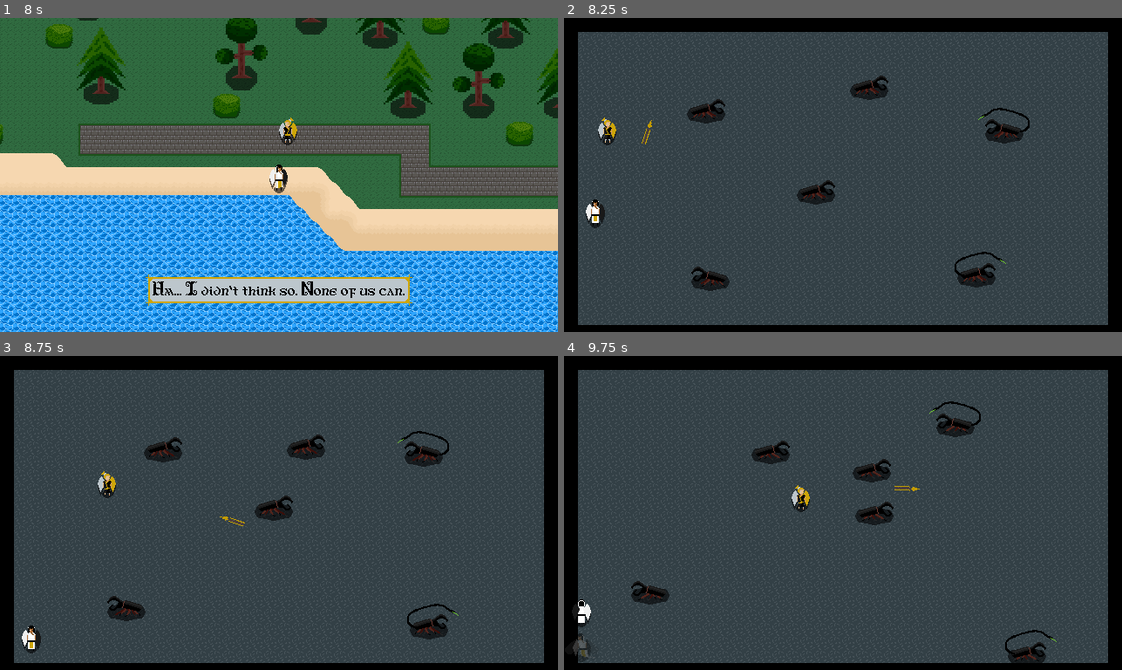
Above: before the commit, frames 1-4 (two rows, left to right).
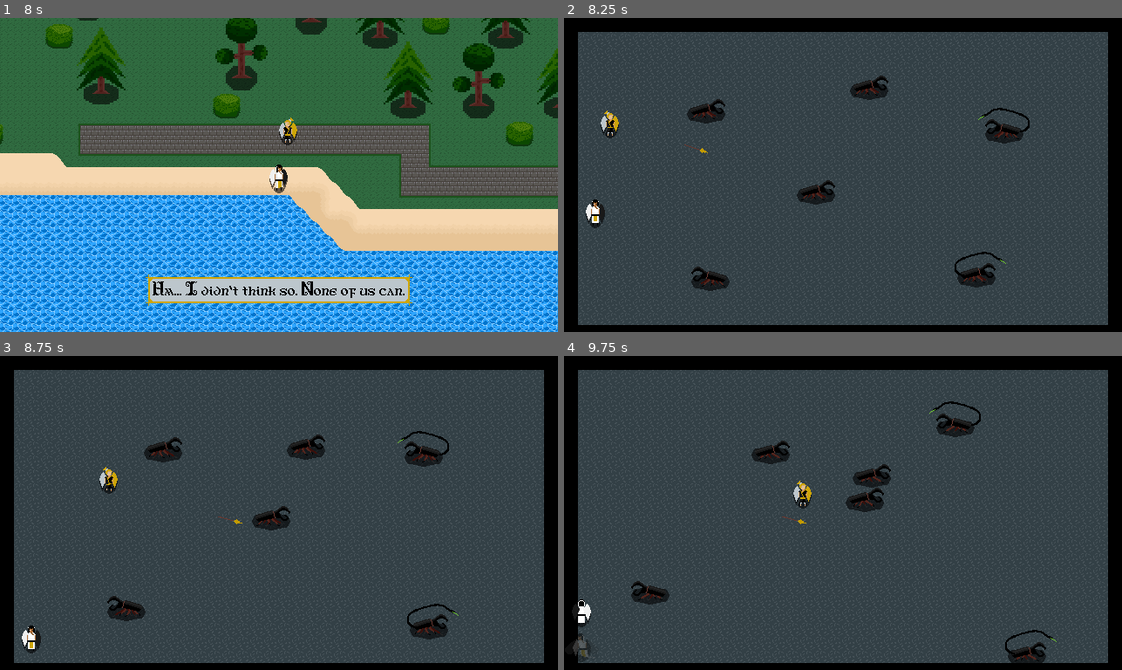
Above: after the commit, the same moments.

Repository: mitchellh5/simple_top_down_game_1.0
Game: Godot game, scene res://world/oblivion.tscn
Two runs of this game, one before a commit and one after it. Both use one fixed random seed, a clock stepped at 60 frames per second and the inputs below.
Inputs (mouse positions are in pixels of both pictures, inside the frame that each line leads up to):
- Up to frame 1 (8 s): tap Enter at 0.5, 3.5 s; move the mouse to (401, 159) at 0.52 s; hold Right (move_right) 0.53-1.28 s; hold E (interact) 0.53-1.28 s; move the mouse to (167, 190) at 1.27 s; hold Down (move_down) 1.28-2.03 s; tap Space (advance_dialogue) at 1.35, 2.75 s; tap E (interact) at 1.55, 3.05, 3.8, 4.35, 5.3, 5.85, 6.8, 7.55 s; move the mouse to (334, 105) at 2.02 s; hold Right (move_right) 2.03-2.78 s; hold E (interact) 2.03-2.78 s; move the mouse to (251, 237) at 2.77 s; hold Up (move_up) 2.78-3.53 s; click (251, 237) at 2.85 s; move the mouse to (446, 222) at 3.52 s; hold Right mouse button (secondary_attack) 3.53-4.28 s; hold Left (move_left) 3.53-5.03 s; move the mouse to (111, 127) at 4.27 s; move the mouse to (306, 175) at 5.02 s; hold Down (move_down) 5.03-5.78 s; hold Space (advance_dialogue) 5.03-5.78 s; move the mouse to (195, 96) at 5.77 s; hold Right (move_right) 5.78-6.53 s; move the mouse to (401, 159) at 6.52 s; press the mouse at (401, 159) at 6.53 s; hold Up (move_up) 6.53-7.28 s; move the mouse to (167, 190) at 7.27 s; release the mouse at (167, 190) at 7.28 s; hold Right (move_right) from 7.28 s (still down); right-click (167, 190) at 7.35 s
- Up to frame 2 (8.25 s): tap Space (advance_dialogue) at 8 s; move the mouse to (898, 105) at 8.02 s; release Right (move_right) at 8.03 s; hold Down (move_down) from 8.03 s (still down); hold E (interact) from 8.03 s (still down)
- Up to frame 3 (8.75 s): keep holding Down (move_down); keep holding E (interact)
- Up to frame 4 (9.75 s): move the mouse to (815, 575) at 8.77 s; release Down (move_down) at 8.78 s; release E (interact) at 8.78 s; hold Left (move_left) 8.78-9.53 s; tap Space (advance_dialogue) at 8.85 s; tap E (interact) at 9.05 s; move the mouse to (1010, 560) at 9.52 s; hold Up (move_up) from 9.53 s (still down); hold E (interact) from 9.53 s (still down)

Frame 1 is identical in both runs. In frame 2, 0.3% of the frame differs, in the area x 6-26%, y 29-44%; in frame 3, 0.7%; in frame 4, 1.2%, in the area x 39-64%, y 32-54%.

Commit message:
Life is now a RigidBody2D and Scythio is properly retrieving it when he needs to and doesn't need to hunt an arlithon instead. There seems to be a small bug that caused Scythio to have a seizer when he threw Life at point blank range, so we'll fix that tomorrow, but I am happy with the progress made today.

Diff:
--- a/scenes/arlithons/arlithon.tscn
+++ b/scenes/arlithons/arlithon.tscn
@@ -405,6 +405,8 @@
 collision_mask = 2
 
 [node name="CollisionShape2D" type="CollisionShape2D" parent="Hurt_Box"]
+light_mask = 3
+visibility_layer = 3
 position = Vector2(0, 4)
 rotation = 1.5708
 shape = SubResource("CapsuleShape2D_2iwt4")
--- a/scenes/characters/scythio.tscn
+++ b/scenes/characters/scythio.tscn
@@ -9,6 +9,7 @@
 [ext_resource type="Script" uid="uid://drwpv50tyug4r" path="res://scripts/states/scythio_states/scythio_hunt_arlithons.gd" id="7_hufca"]
 [ext_resource type="Script" uid="uid://cb3qd1nq1yqe4" path="res://scripts/states/scythio_states/scythio_prim_atk.gd" id="8_i2vat"]
 [ext_resource type="Script" uid="uid://dahp1wlpr002x" path="res://scripts/states/scythio_states/scythio_sec_atk.gd" id="9_wcscq"]
+[ext_resource type="Script" uid="uid://ctga8dbxigkf2" path="res://scripts/states/scythio_states/scythio_collect_life.gd" id="10_e6jrn"]
 
 [sub_resource type="AtlasTexture" id="AtlasTexture_3us2h"]
 atlas = ExtResource("1_c4d5j")
@@ -1041,13 +1042,18 @@
 scythio = NodePath("../..")
 scythio_animation = NodePath("../../AnimatedSprite2D")
 
+[node name="CollectLife" type="Node" parent="StateMachine" node_paths=PackedStringArray("scythio", "scythio_animation")]
+script = ExtResource("10_e6jrn")
+scythio = NodePath("../..")
+scythio_animation = NodePath("../../AnimatedSprite2D")
+
 [connection signal="body_entered" from="PlayerDetection" to="." method="_on_player_detection_body_entered"]
 [connection signal="body_exited" from="PlayerDetection" to="." method="_on_player_detection_body_exited"]
 [connection signal="body_entered" from="PrimAtkRange" to="." method="_on_prim_atk_range_body_entered"]
 [connection signal="body_exited" from="PrimAtkRange" to="." method="_on_prim_atk_range_body_exited"]
 [connection signal="body_entered" from="SecAtkRange" to="." method="_on_prim_atk_range_body_entered"]
+[connection signal="body_exited" from="SecAtkRange" to="." method="_on_sec_atk_range_body_exited"]
 [connection signal="body_exited" from="SecAtkRange" to="." method="_on_prim_atk_range_body_exited"]
-[connection signal="body_exited" from="SecAtkRange" to="." method="_on_sec_atk_range_body_exited"]
 [connection signal="body_entered" from="InteractionArea" to="." method="_on_interaction_area_body_entered"]
 [connection signal="timeout" from="Prim_Atk_Cooldown" to="StateMachine/PrimaryAttack" method="_on_prim_atk_cooldown_timeout"]
 [connection signal="timeout" from="Prim_Atk_Cooldown" to="StateMachine/SecondaryAttack" method="_on_prim_atk_cooldown_timeout"]
--- a/scenes/weapons/life.tscn
+++ b/scenes/weapons/life.tscn
@@ -9,18 +9,30 @@
 [sub_resource type="RectangleShape2D" id="RectangleShape2D_ajuuw"]
 size = Vector2(30, 6)
 
-[node name="Life" type="CharacterBody2D" groups=["weapons"]]
+[node name="Life" type="RigidBody2D" groups=["weapons"]]
+collision_layer = 2
+collision_mask = 2
+gravity_scale = 0.0
+freeze_mode = 1
 script = ExtResource("1_gq7ib")
 
 [node name="Life" type="Sprite2D" parent="."]
+light_mask = 2
+visibility_layer = 2
 texture = ExtResource("2_ajuuw")
 
 [node name="CollisionShape2D" type="CollisionShape2D" parent="."]
+light_mask = 2
+visibility_layer = 2
 shape = SubResource("RectangleShape2D_4d3il")
 
-[node name="Area2D" type="Area2D" parent="."]
+[node name="CollectionArea" type="Area2D" parent="."]
+light_mask = 2
+visibility_layer = 2
 
-[node name="CollisionShape2D" type="CollisionShape2D" parent="Area2D"]
+[node name="CollisionShape2D" type="CollisionShape2D" parent="CollectionArea"]
+light_mask = 2
+visibility_layer = 2
 shape = SubResource("RectangleShape2D_ajuuw")
 debug_color = Color(0.576356, 0.553516, 0, 0.42)
 
@@ -28,5 +40,5 @@
 wait_time = 0.5
 one_shot = true
 
-[connection signal="body_entered" from="Area2D" to="." method="_on_area_2d_body_entered"]
+[connection signal="body_entered" from="CollectionArea" to="." method="_on_collection_area_body_entered"]
 [connection signal="timeout" from="Timer" to="." method="_on_timer_timeout"]
--- a/scripts/characters/scythio.gd
+++ b/scripts/characters/scythio.gd
@@ -48,6 +48,7 @@
 var arlithon_in_sec_atk_range : bool
 var target_arlithon : CharacterBody2D
 var sec_atk_cooldown : bool = false
+var collecting_life : bool = false			#Used to track if Scythio is currently going to collect Life instead of hunt arlithons
 
 #Runs on startup
 func _ready():
@@ -107,6 +108,17 @@
 			#elif body != target_arlithon && arlithon_in_sec_atk_range:
 				#arlithon_in_sec_atk_range = false
 
+		if ammo <= 0:
+			var distance_from_life = get_tree().root.find_child("Life", true, false).global_position - global_position
+			var distance_from_target = target_arlithon.global_position - global_position
+
+			if distance_from_life > distance_from_target:
+				collecting_life = true
+			else:
+				collecting_life = false
+		elif ammo >= 1:
+			collecting_life = false
+
 	#print(arlithon_in_prim_atk_range)
 	#print(target_arlithon)
 	#_check_player_range()
--- a/scripts/states/arlithons_states/arlithon_damaged.gd
+++ b/scripts/states/arlithons_states/arlithon_damaged.gd
@@ -17,6 +17,7 @@
 
 func damage():
 	if !is_animating:
+		print("Ouchie!")
 		is_animating = true
 
 		if arlithon.character.global_position.x - arlithon.global_position.x > 0:
--- /dev/null
+++ b/scripts/states/scythio_states/scythio_collect_life.gd
@@ -0,0 +1,53 @@
+#FollowPlayerState
+extends ScythioState
+
+@export var scythio : PlayerScythio
+@export var scythio_animation : AnimatedSprite2D
+
+#tracks current player character for following between levels
+var player_character : CharacterBody2D
+
+#Runs every frame
+func _on_update(_delta: float) -> void:
+	pass
+
+#Runs every frame
+func _on_physics_update(_delta: float) -> void:
+
+	#Checks if Scythio is missing Life (ammo <= 0), and if so, checks if it is closer to him than his current target arlithon
+	#and if so, goes and collects Life before attacking his next target
+	if scythio.ammo <= 0 && scythio.collecting_life:
+		_collect_life()
+	else:
+		transition.emit("HuntArlithons")
+
+func _collect_life():
+	var direction: Vector2 = get_tree().root.find_child("Life", true, false).global_position - scythio.global_position
+	var normalized_direction = direction.normalized()
+
+	scythio.velocity = direction.normalized() * scythio.speed
+
+	#Used for playing the proper animation depending on what direction Scythio is moving (Right, Left, Down, or Up)
+	if abs(normalized_direction.x) > abs(normalized_direction.y):
+		if normalized_direction.x > 0:
+			scythio_animation.play("Run_R")
+		else:
+			scythio_animation.play("Run_L")
+	else:
+		if normalized_direction.y > 0:
+			scythio_animation.play("Run_D")
+		else:
+			scythio_animation.play("Run_U")
+
+#Handles transitioning between states
+func _on_next_transitions() -> void:
+	if scythio.ammo >= 1:
+		transition.emit("HuntArlithons")
+
+#Runs upon entering state
+func _on_enter():
+	pass
+
+#Runs upon exiting state
+func _on_exit():
+	pass
--- a/scripts/states/scythio_states/scythio_hunt_arlithons.gd
+++ b/scripts/states/scythio_states/scythio_hunt_arlithons.gd
@@ -79,7 +79,10 @@
 
 	#print(scythio.arlithon_in_sec_atk_range, scythio.target_arlithon.is_alive, scythio.ammo, scythio.arlithon_in_prim_atk_range)
 
-	if arlithons.is_empty() || !one_still_lives || scythio.target_arlithon == $"<Freed Object>":
+
+	if scythio.ammo <= 0 && scythio.collecting_life:
+		transition.emit("CollectLife")
+	elif arlithons.is_empty() || !one_still_lives || scythio.target_arlithon == $"<Freed Object>":
 		transition.emit("FollowPlayer")
 	elif scythio.arlithon_in_sec_atk_range && scythio.target_arlithon.is_alive && scythio.ammo > 0 && !scythio.arlithon_in_prim_atk_range && !scythio.sec_atk_cooldown:
 		transition.emit("SecondaryAttack")
--- a/scripts/states/scythio_states/scythio_state_machine.gd
+++ b/scripts/states/scythio_states/scythio_state_machine.gd
@@ -48,4 +48,4 @@
 
 	current_scythio_state = new_scythio_state
 	current_scythio_state_name = current_scythio_state.name.to_lower()
-	print("Current State: ", current_scythio_state_name)
+	#print("Current State: ", current_scythio_state_name)
--- a/scripts/weapons/famine.gd
+++ b/scripts/weapons/famine.gd
@@ -64,7 +64,7 @@
 	#When Famine hits an arlithon, it signals to the arlithon to take
 	#damage, then begins to return to Mynra if it's collectable
 	elif body.has_method("take_damage"):
-		print("Hit an arlithon")
+		#print("Hit an arlithon")
 		body.take_damage()
 
 		#Famine makes sure that it is collectable before returning to Mynra. If it isn't,
--- a/scripts/weapons/life.gd
+++ b/scripts/weapons/life.gd
@@ -1,90 +1,50 @@
 #Life
-extends CharacterBody2D
+extends RigidBody2D
 
-const SPEED = 600 #Speed at which Life travels
-const RANGE = 300 #Range of Life (before it begins to return to Scythio)
+@onready var collection_area = $CollectionArea
 
-#Gets the character and arlithon nodes on start up to use for collision checking
-@onready var character = get_tree().current_scene.find_child("PlayerScythio")
-@onready var arlithon = get_tree().get_first_node_in_group("Arlithons")
+const SPEED = 1200
 
-#Variables used to make sure Life is thrown the direction that Scythio
+#Variables used to make sure Famine is thrown the direction that Mynra
 #is facing ("rot" and "dir") and from where she is in the scene ("pos")
 var dir: Vector2
 
-var collectable: bool = false 	#Makes sure it's collection status remains synced with Scythio's to avoid issues of duplication or entirely deleting Life from the scene
-var distance_travelled = 0		#Tracks how far Life has traveled from Scythio
-var returning: bool = false		#Tells Life when it is time to start returning to Scythio
+var collectable: bool = false		#Makes sure it's collection status remains synced with Mynra's to avoid issues of duplication or entirely deleting Famine from the scene
+var distance_travelled = 0			#Tracks how far Famine has traveled from Mynra
+var returning: bool = false			#Tells Famine when it is time to start returning to Mynra
 
-#Runs at start up (when Life is thrown by Scythio)
-func _ready():
-	#Starts timer (0.05s) to track when it is okay to return to Scythio
+func _ready() -> void:
+	contact_monitor = true
+	max_contacts_reported = 1
 	$Timer.start()
+
+func launch(direction: Vector2):
+	dir = direction.normalized()  # Ensure direction is a unit vector
+	linear_velocity = dir * SPEED  # Apply initial velocity
+
+func _integrate_forces(state: PhysicsDirectBodyState2D) -> void:
+	for contact in state.get_contact_count():
+		var collider = state.get_contact_collider_object(contact)
+
+		#Stops Life from moving once it has hit an enemy or a wall
+		if collider.is_in_group("walls") || collider.is_in_group("Arlithons"):
+			if collider.has_method("take_damage") && linear_velocity > Vector2.ZERO:
+				collider.take_damage()
+			freeze = true
+			linear_velocity = Vector2.ZERO
+
+
+func _on_collection_area_body_entered(body: Node2D) -> void:
+	if body.has_method("collect_life") && collectable:
+		body.collect_life()
+		queue_free()
 
 func aim_life(position, target_pos):
 	global_position = position
 	dir = (target_pos - position).normalized()
 	rotation_degrees = rad_to_deg(position.angle_to_point(target_pos))
+	launch(dir)
 
-#Runs every frame (after being thrown by Scythio)
-func _physics_process(delta: float) -> void:
-
-	#Tracks how far Life has traveled in reference to its range
-	#and begins returning to Scythio once it has surpassed its range
-	rotation += PI/4
-	distance_travelled += SPEED * delta
-	if distance_travelled > RANGE:
-		#print("Maximum distance traveled.")
-		returning = true
-
-	#As long as Life hasn't exceeded its range, it will continue
-	#to travel across the scene in the direction it was thrown
-	if returning == false:
-		position += dir * SPEED * delta
-		move_and_slide()
-	else:
-		return_to_scythio()		#Runs the "return_to_scythio()" function once Life has exceeded its range of attack
-
-#Once the timer (0.05s) has ended, it marks Life as "collectable"
 func _on_timer_timeout():
 	collectable = true
 	#print("Life is now collectable!")
-
-#Checks collisions Life has with characters, enemies, and walls
-func _on_area_2d_body_entered(body):
-
-	#When Life collides with Scythio, as long as it is marked as collectable
-	#It frees itself from the queue and signals to Scythio that it has been collected
-	if body == character && collectable == true:
-		#print("Life has returned to Scythio")
-		queue_free()
-		if body.has_method("collect_life"):
-			body.collect_life()
-
-	#When Life hits an arlithon, it signals to the arlithon to take
-	#damage, then begins to return to Scythio if it's collectable
-	elif body.has_method("take_damage"):
-		body.take_damage()
-
-		#Life makes sure that it is collectable before returning to Scythio. If it isn't,
-		#it waits for 0.07s, then returns to Scythio since by then it will be collectable.
-		#This exists to avoid issues in cases where the player is throwing Life at an
-		#arlithon or wall at point-blank range
-		if collectable == true:
-			returning = true
-		else:
-			await get_tree().create_timer(0.07).timeout
-			returning = true
-
-	elif body.is_in_group("walls"):
-		if collectable == true:
-			returning = true
-		else:
-			await get_tree().create_timer(0.07).timeout
-			returning = true
-
-#This function is used to have Life track back towards Scythio for collection
-func return_to_scythio():
-	var direction = global_position.direction_to(character.global_position)
-	velocity = direction * SPEED
-	move_and_slide()
--- a/world/rath's subhive/rath's_subhive_1.tscn
+++ b/world/rath's subhive/rath's_subhive_1.tscn
@@ -388,7 +388,8 @@
 11:3/0/terrains_peering_bit/top_side = 0
 
 [sub_resource type="TileSet" id="TileSet_3lqn2"]
-physics_layer_0/collision_layer = 1
+physics_layer_0/collision_layer = 3
+physics_layer_0/collision_mask = 3
 terrain_set_0/mode = 0
 terrain_set_0/terrain_0/name = "Pits"
 terrain_set_0/terrain_0/color = Color(0.5, 0.34375, 0.25, 1)
Binary file changed: assets/alpha/Weapons/Life.png
Not shown: 1 places in scenes/characters/scythio.tscn that only renumber resources
Not shown, added: scripts/states/scythio_states/scythio_collect_life.gd.uid
Not shown, added: scenes/weapons/life.tscn472058559.tmp
